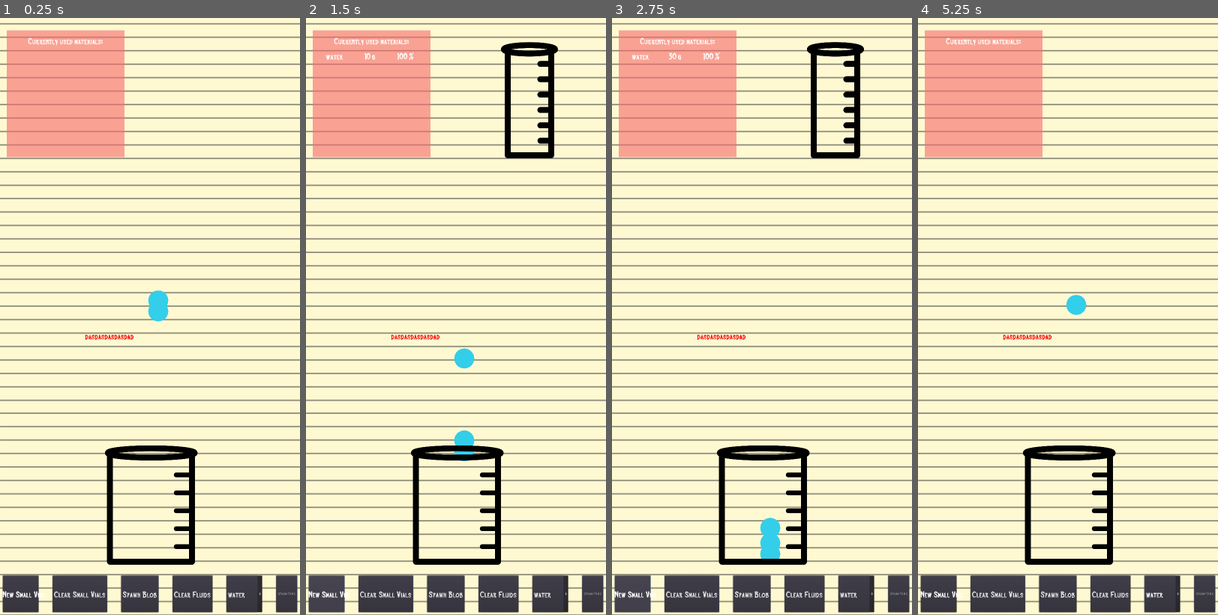
Above: before the commit, frames 1-4 (left to right).
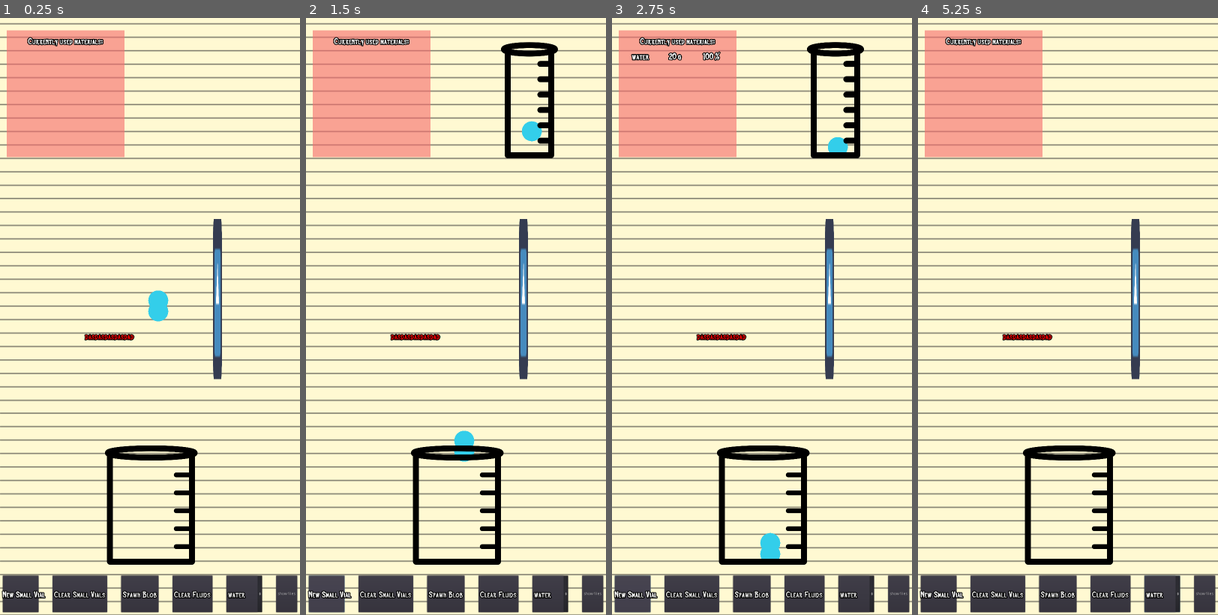
Above: after the commit, the same moments.

Repository: piotr-przadka/chemixer
Game: Godot game, scene res://Chemixer.tscn
Two runs of this game, one before a commit and one after it. Both use one fixed random seed, a clock stepped at 60 frames per second and the inputs below. The engine's default icon, where the game draws it, is replaced by a stand-in: a white triangle on a blue panel in a dark square.
Inputs:
- Up to frame 1 (0.25 s): no input
- Up to frame 2 (1.5 s): click "Spawn Blob" at 0.5 s; click "New Small Vial" at 1.25 s
- Up to frame 3 (2.75 s): click "New Small Vial" at 2 s
- Up to frame 4 (5.25 s): click "Clear Small Vials" at 2.75 s; click "Clear Fluids" at 3.5 s; click "water" at 4.25 s; click "show files" at 5 s

The runs differ from the first frame. In frame 1, 1.7% of the frame differs, in the area x 0-82%, y 3-98%; in frame 2, 2.2%; in frame 3, 2.2%; in frame 4, 1.9%.

Commit message:
add stirring rod

Diff:
--- a/Chemixer.gd
+++ b/Chemixer.gd
@@ -29,11 +29,13 @@
 
 
 func _unhandled_input(event):
-	if event is InputEventScreenTouch or event is InputEventMouseButton:
-		if event.pressed:
-			var new_blob = blob_scene.instance()
-			new_blob.set_compound(current_compound)
-			add_child(new_blob)
+#	if event is InputEventScreenTouch or event is InputEventMouseButton:
+#		if event.pressed:
+#			var new_blob = blob_scene.instance()
+#			new_blob.set_compound(current_compound)
+#			add_child(new_blob)
+#			new_blob.position = $BlobSpawnPoint.position
+	pass
 
 
 func _on_NewVialButton_pressed():
@@ -108,6 +110,7 @@
 	var new_blob = blob_scene.instance()
 	new_blob.set_compound(current_compound)
 	add_child(new_blob)
+	new_blob.position = $BlobSpawnPoint.position
 
 
 func get_small_vial_count():
--- a/Chemixer.tscn
+++ b/Chemixer.tscn
@@ -6,6 +6,7 @@
 [ext_resource path="res://assets/images/background.svg" type="Texture" id=4]
 [ext_resource path="res://assets/fonts/default.tres" type="DynamicFont" id=5]
 [ext_resource path="res://scripts/TaskController.gd" type="Script" id=6]
+[ext_resource path="res://scenes/2D/StirringRod.tscn" type="PackedScene" id=7]
 
 [sub_resource type="StyleBoxEmpty" id=1]
 content_margin_left = 10.0
@@ -44,6 +45,9 @@
 [node name="SmallVialSpawnPoint" type="Position2D" parent="."]
 position = Vector2( 800, 416 )
 
+[node name="BlobSpawnPoint" type="Position2D" parent="."]
+position = Vector2( 812.992, 218.564 )
+
 [node name="MainVial" parent="." instance=ExtResource( 2 )]
 position = Vector2( 549.213, 1880 )
 
@@ -182,6 +186,8 @@
 __meta__ = {
 "_edit_use_anchors_": false
 }
+
+[node name="StirringRod" parent="." instance=ExtResource( 7 )]
 
 [connection signal="mixture_color_changed" from="." to="MainVial" method="_on_Chemixer_mixture_color_changed"]
 [connection signal="task_ready" from="." to="TaskController" method="_on_Chemixer_task_ready"]
--- a/assets/fonts/default.tres
+++ b/assets/fonts/default.tres
@@ -4,5 +4,6 @@
 
 [resource]
 size = 30
-outline_color = Color( 0.87451, 0.168627, 0.168627, 1 )
+outline_size = 3
+outline_color = Color( 0, 0, 0, 1 )
 font_data = ExtResource( 1 )
--- a/scenes/2D/Blob.tscn
+++ b/scenes/2D/Blob.tscn
@@ -8,8 +8,8 @@
 [node name="Blob" type="RigidBody2D"]
 position = Vector2( 569.76, 1033.09 )
 z_index = -1
-collision_layer = 15
-collision_mask = 15
+collision_layer = 63
+collision_mask = 63
 mass = 15.0
 gravity_scale = 5.0
 script = ExtResource( 1 )
--- a/scenes/2D/MainVial.tscn
+++ b/scenes/2D/MainVial.tscn
@@ -4,7 +4,7 @@
 [ext_resource path="res://scripts/2D/MainVial.gd" type="Script" id=2]
 
 [sub_resource type="RectangleShape2D" id=1]
-extents = Vector2( 161.541, 216 )
+extents = Vector2( 152, 196 )
 
 [sub_resource type="RectangleShape2D" id=2]
 extents = Vector2( 20, 20 )
@@ -44,13 +44,13 @@
 
 [node name="Area2D" type="Area2D" parent="."]
 collision_layer = 8
-collision_mask = 8
+collision_mask = 24
 space_override = 3
 gravity = 703.477
 linear_damp = 9.0
 
 [node name="CollisionShape2D" type="CollisionShape2D" parent="Area2D"]
-position = Vector2( -6.75391, -112.86 )
+position = Vector2( -5.21301, -100.86 )
 shape = SubResource( 1 )
 
 [node name="TouchScreenButton" type="TouchScreenButton" parent="."]
--- /dev/null
+++ b/scenes/2D/StirringRod.tscn
@@ -0,0 +1,53 @@
+[gd_scene load_steps=6 format=2]
+
+[ext_resource path="res://icon.png" type="Texture" id=1]
+[ext_resource path="res://scripts/2D/StirringRod.gd" type="Script" id=2]
+
+[sub_resource type="RectangleShape2D" id=3]
+extents = Vector2( 10, 150 )
+
+[sub_resource type="RectangleShape2D" id=5]
+extents = Vector2( 20, 20 )
+
+[sub_resource type="CapsuleShape2D" id=6]
+height = 1.60364
+
+[node name="StirringRod" type="KinematicBody2D"]
+position = Vector2( 782.859, 1022.5 )
+scale = Vector2( 1, 1.8 )
+z_index = -1
+collision_layer = 16
+collision_mask = 16
+script = ExtResource( 2 )
+
+[node name="Sprite" type="Sprite" parent="."]
+scale = Vector2( 0.5, 5 )
+texture = ExtResource( 1 )
+
+[node name="CollisionShape2D" type="CollisionShape2D" parent="."]
+shape = SubResource( 3 )
+
+[node name="TouchScreenButton" type="TouchScreenButton" parent="."]
+position = Vector2( -59.5724, -202.712 )
+scale = Vector2( 3, 10 )
+shape = SubResource( 5 )
+
+[node name="MixingTip1" type="StaticBody2D" parent="."]
+position = Vector2( 0, 134.179 )
+collision_layer = 32
+collision_mask = 32
+
+[node name="CollisionShape2D" type="CollisionShape2D" parent="MixingTip1"]
+position = Vector2( 0, 3.21924 )
+shape = SubResource( 6 )
+
+[node name="MixingTip2" type="StaticBody2D" parent="."]
+position = Vector2( 0, -138.191 )
+collision_layer = 32
+collision_mask = 32
+
+[node name="CollisionShape2D" type="CollisionShape2D" parent="MixingTip2"]
+shape = SubResource( 6 )
+
+[connection signal="pressed" from="TouchScreenButton" to="." method="_on_TouchScreenButton_pressed"]
+[connection signal="released" from="TouchScreenButton" to="." method="_on_TouchScreenButton_released"]
--- a/scripts/2D/Blob.gd
+++ b/scripts/2D/Blob.gd
@@ -24,7 +24,7 @@
 
 
 func set_collision_plane(layer):
-	for layer_index in range(0, 4):
+	for layer_index in range(0, 5):
 		if layer == layer_index:
 			set_collision_layer_bit(layer_index, true)
 			set_collision_mask_bit(layer_index, true)
@@ -34,7 +34,7 @@
 
 
 func reset_collision_plane():
-	for layer_index in range(0, 4):
+	for layer_index in range(0, 5):
 		set_collision_layer_bit(layer_index, true)
 		set_collision_mask_bit(layer_index, true)
 
--- a/scripts/2D/MainVial.gd
+++ b/scripts/2D/MainVial.gd
@@ -47,16 +47,24 @@
 
 
 func _on_Area2D_body_entered(body):
-	mix_timer.start()
 	if body.type == 'blob':
+		print('entered')
+		mix_timer.start(10)
 		body.set_collision_plane(3)
 		emit_signal('blob_poured_in', body)
+	elif body.type == 'stirring_rod':
+		print('stirring_rod detected')
+		mix_timer.start(3)
 
 
 func _on_Area2D_body_exited(body):
 	if body.type == 'blob':
+		print('exited')
 		body.reset_collision_plane()
 		emit_signal("blob_poured_out", body)
+	elif body.type == 'stirring_rod':
+		print('stirring_rod exited')
+		mix_timer.stop()
 
 
 func _on_MixTimer_timeout():
--- /dev/null
+++ b/scripts/2D/StirringRod.gd
@@ -0,0 +1,38 @@
+extends KinematicBody2D
+
+var type = 'stirring_rod'
+var rotation_factor = 4
+var touching : bool = false
+var dragged_position_delta
+var touch_offset
+
+
+func _ready():
+	pass
+
+
+func _process(delta):
+	if touching:
+		var gyro_rotation = Input.get_gyroscope().z
+		rotate(-gyro_rotation * delta * rotation_factor)
+
+
+func _input(event):
+	if event is InputEventScreenTouch and touching:
+		touch_offset = position - event.position
+	elif event is InputEventScreenDrag and touching:
+		position = event.position + touch_offset
+	elif event is InputEventKey and touching:
+		if event.pressed:
+			if event.scancode == KEY_LEFT:
+				rotate(-0.05)
+			elif event.scancode == KEY_RIGHT:
+				rotate(0.05)
+
+func _on_TouchScreenButton_pressed():
+	touching = true
+
+
+func _on_TouchScreenButton_released():
+	touching = false
+	touch_offset = Vector2(0, 0)
Not shown: 1 places in Chemixer.tscn that only renumber resources
